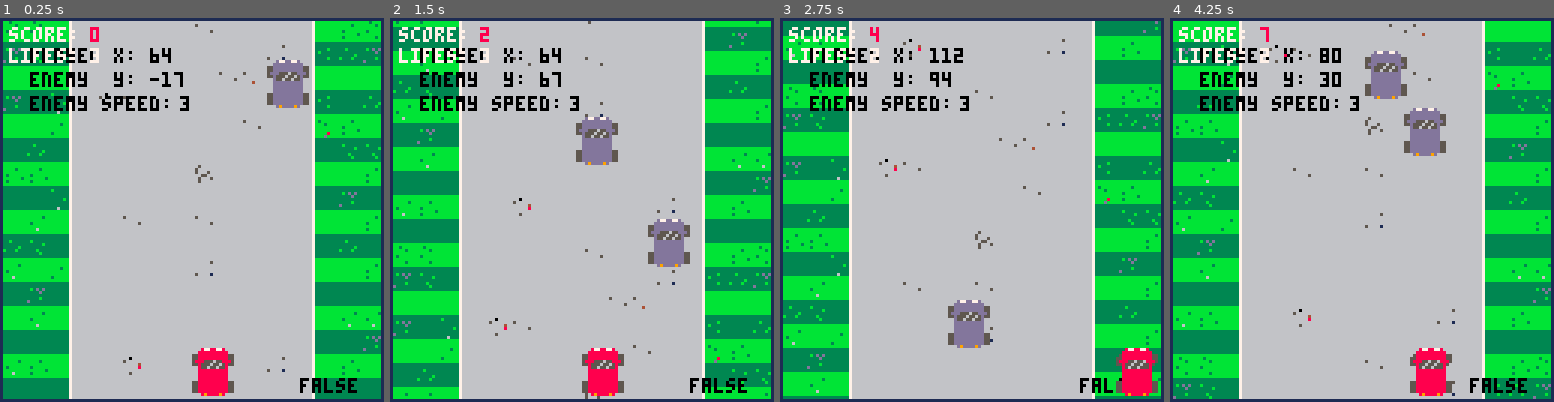
Above: before the commit, frames 1-4 (left to right).
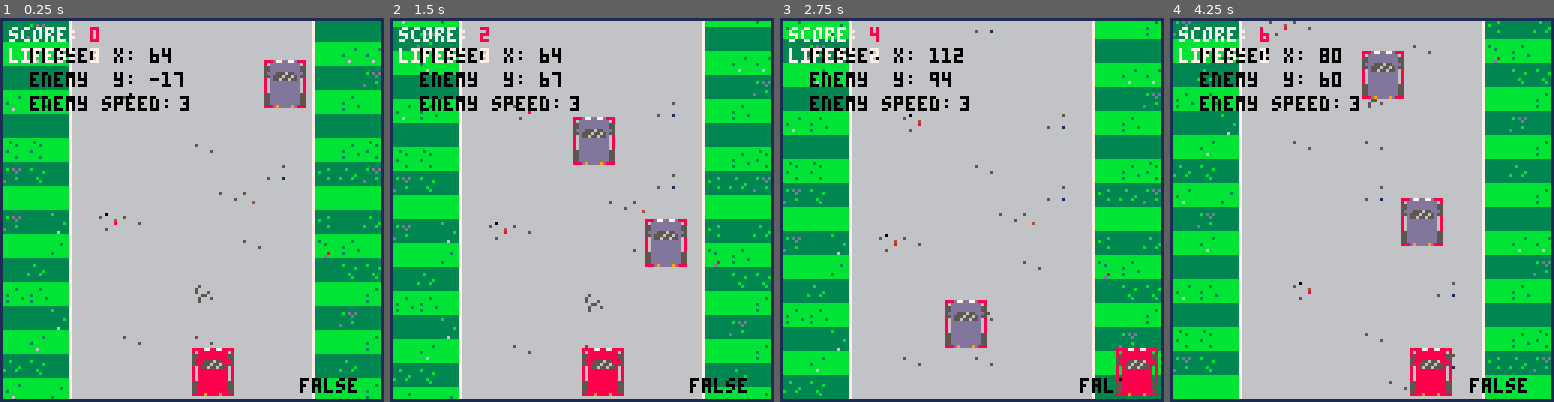
Above: after the commit, the same moments.

Repository: rogmed/pico1
Game: PICO-8 cartridge juego1.p8
The game is run twice, just before and just after one commit, with the same random seed, the same clock (stepped at 60 frames per second) and the same inputs.
Inputs:
- Up to frame 1 (0.25 s): no input
- Up to frame 2 (1.5 s): no input
- Up to frame 3 (2.75 s): hold Right 1.6-2.1 s; hold Right from 2.47 s (still down)
- Up to frame 4 (4.25 s): release Right at 3.03 s; hold Left 3.08-3.58 s; hold Right from 4.02 s (still down)

The runs differ from the first frame. In frame 1, 32% of the frame differs, in the area x 0-100%, y 0-100%; in frame 2, 3.2%; in frame 3, 27%; in frame 4, 31%.

Commit message:
Collision and more
Improved collision detection and added hitboxes to debug mode.

Made map speed relative to enemy speed. Now enemy cars always seem to be moving forward along the road and our car just overtakes them very fast!

Enemy syntax for how sprites are drawn has been modified to make it consistent with new collision code.

Included global variable enemies_speed that can be used for both the map_speed and the changes in speed when you reach certain score. Also allows for overall difficulty adjustments (Miguelete Mode?).

Lifes and game over condition lines have been writen nicer.

Diff:
--- a/juego1.p8
+++ b/juego1.p8
@@ -9,27 +9,25 @@
 score      = 0
 lifes						= 3
 map_y      = 0
-map_speed  = 1
 enemies = {}
+enemies_speed = 3
 shake = 0
 gameover   = false
 
 for i = 0,1 do
 	add_new_enemy()
 end
+
+map_speed=0.5+enemies[1].speed
 
 end
 
 function _update60()
  -- map stuff, put
  -- todo: put it in a function
- if not gameover then
-  map_y -= map_speed
- else
-  map_speed -= 0.01
-  if (map_speed<0.1) map_speed=0
-  map_y -= map_speed
- end
+ map_y -= map_speed
+ if (gameover) map_speed*=0.98
+ if (map_speed<0.1) map_speed=0
 
  if map_y <- 127 then map_y = 0 end
 
@@ -89,10 +87,12 @@
 -- game objects
 function add_new_enemy()
 	add(enemies, {
- 	sprite = {46,62} ,
+ 	sprite = {113,16},
+ 	width  = 14,
+ 	height = 16,
 		xpos   = flr(rnd(70) +22),
 		ypos   = flr(rnd(100) - 100),
- 	speed  = 3,
+ 	speed  = enemies_speed,
  	--speed  = flr(rnd(3) + 2),
 
  	update = function(self)
@@ -103,11 +103,9 @@
 				self.xpos  = flr(rnd(70) +22)
 				self.speed = flr(rnd(5) + 2)
    	-- lose 1 heart
-    lifes -= 1
-    if lifes<0 then
-     lifes = 0
-     gameover = true
-    end
+   	if (lifes==0) gameover=true
+    if (lifes>0) lifes-=1
+
    	del(enemies,self)
    	add_new_enemy()
 	 	end
@@ -124,10 +122,12 @@
  	end,
 
  	draw = function(self)
-			spr(self.sprite[1],self.xpos,self.ypos)
-			spr(self.sprite[1] +1 ,self.xpos +8 ,self.ypos)
-			spr(self.sprite[2],self.xpos,self.ypos + 8)
-			spr(self.sprite[2] +1 ,self.xpos + 8 ,self.ypos+8)
+ 	 sspr(self.sprite[1],
+ 	     self.sprite[2],
+ 	     self.width,
+ 	     self.height,
+ 	     self.xpos,
+ 	     self.ypos)
  	end
 })
 end
@@ -135,9 +135,11 @@
 -- player car object
 
 player = {
- sprite = {9,0,14,16}, -- sprite corner x, corner y, width, height
- xpos = 64,  --initial xpos
- ypos = 110, --static ypos
+ sprite = {9,0}, -- sprite corner x, corner y, width, height
+ width  = 14,
+ height = 16,
+ xpos   = 64,  --initial xpos
+ ypos   = 110, --static ypos
  --colision = false, --currently unused
 
  update = function(self)
@@ -156,42 +158,56 @@
   if btn(➡️) then
   sspr(self.sprite[1]+16,
        self.sprite[2],
-       self.sprite[3],
-       self.sprite[4],
+       self.width,
+       self.height,
        self.xpos,self.ypos)
   elseif btn(⬅️) then
   sspr(self.sprite[1]+32,
        self.sprite[2],
-       self.sprite[3],
-       self.sprite[4],
+       self.width,
+       self.height,
        self.xpos,self.ypos)
   else
   sspr(self.sprite[1],
        self.sprite[2],
-       self.sprite[3],
-       self.sprite[4],
+       self.width,
+       self.height,
        self.xpos,self.ypos)
   end
+
  end
 }
 
 -->8
 -- helper functions ♥♥
 
+-- collision detection
+function lines_overlapping(min1,max1,min2,max2)
+	return max1>min2 and max2>min1
+end
+
+function rects_overlapping(left1,top1,right1,bottom1,left2,top2,right2,bottom2)
+	return lines_overlapping(left1,right1,left2,right2) and lines_overlapping(top1,bottom1,top2,bottom2)
+end
+
 function is_colision()
--- returns bool
 
  for enemy in all(enemies) do
-		if enemy.ypos > 102
- and enemy.ypos < 134
-	and (enemy.xpos-8)<=player.xpos
- and player.xpos<=(enemy.xpos+8)
- then
-  shake += 1
-  return true
- else
-  return false
-	end
+		if rects_overlapping(
+		    enemy.xpos,
+		    enemy.ypos,
+		    enemy.xpos+enemy.width-1,
+		    enemy.ypos+enemy.height-1,
+		    player.xpos,
+      player.ypos,
+      player.xpos+player.width-1,
+      player.ypos+player.height-1)
+  then
+   shake += 1
+   return true
+  else
+   return false
+	 end
  end
 end
 
@@ -206,8 +222,22 @@
 	 print(enemies[1].ypos,50,18,0)
 
 	 print("enemy speed: ",10,26,0)
-	 print(enemies[1].speed,60,26,0)
- end
+	 print(enemies_speed,60,26,0)
+
+  end
+
+  -- shows player hitbox
+  rect(player.xpos,
+       player.ypos,
+       player.xpos+player.width-1,
+       player.ypos+player.height-1,8)
+  -- shows enemies hitbox
+  for enemy in all(enemies) do
+  rect(enemy.xpos,
+       enemy.ypos,
+       enemy.xpos+enemy.width-1,
+       enemy.ypos+enemy.height-1,8)
+  end
  -- is colliding?
 
 	 print(is_colision(),100,120,0)
@@ -220,11 +250,11 @@
 
   if score >= 12  and score < 16 then
    msg = "ostia, casi me mato"
-   map_speed = 2
+   enemies_speed=3
   end
   if score >= 29 and score < 34 then
    msg = "yeah!"
-   map_speed = 2.5
+   enemies_speed=2.5
    add_new_enemy()
    if count(enemies) > 3 then
    	del(enemies,enemies[count(enemies)])
@@ -233,7 +263,7 @@
 
   if score >= 41 and score < 44 then
    msg = "heh, not bad"
-   map_speed = 3
+   enemies_speed=3
    add_new_enemy()
    if count(enemies) > 4 then
    	del(enemies,enemies[count(enemies)])
@@ -243,7 +273,7 @@
   if score >= 62  and score < 67 then
    msg = "ˇ viva el vino ˇ"
 
-   map_speed = 3.7
+   enemies_speed=3.7
    add_new_enemy()
    if count(enemies) > 5 then
    	del(enemies,enemies[count(enemies)])
@@ -262,7 +292,7 @@
   end
 
   if score >= 130  and score < 289 then
-   map_speed = 5
+   enemies_speed=5
    add_new_enemy()
    if count(enemies) > 8 then
    	del(enemies,enemies[count(enemies)])
Not shown, removed: YOUAREINPLAYERBRANCH
